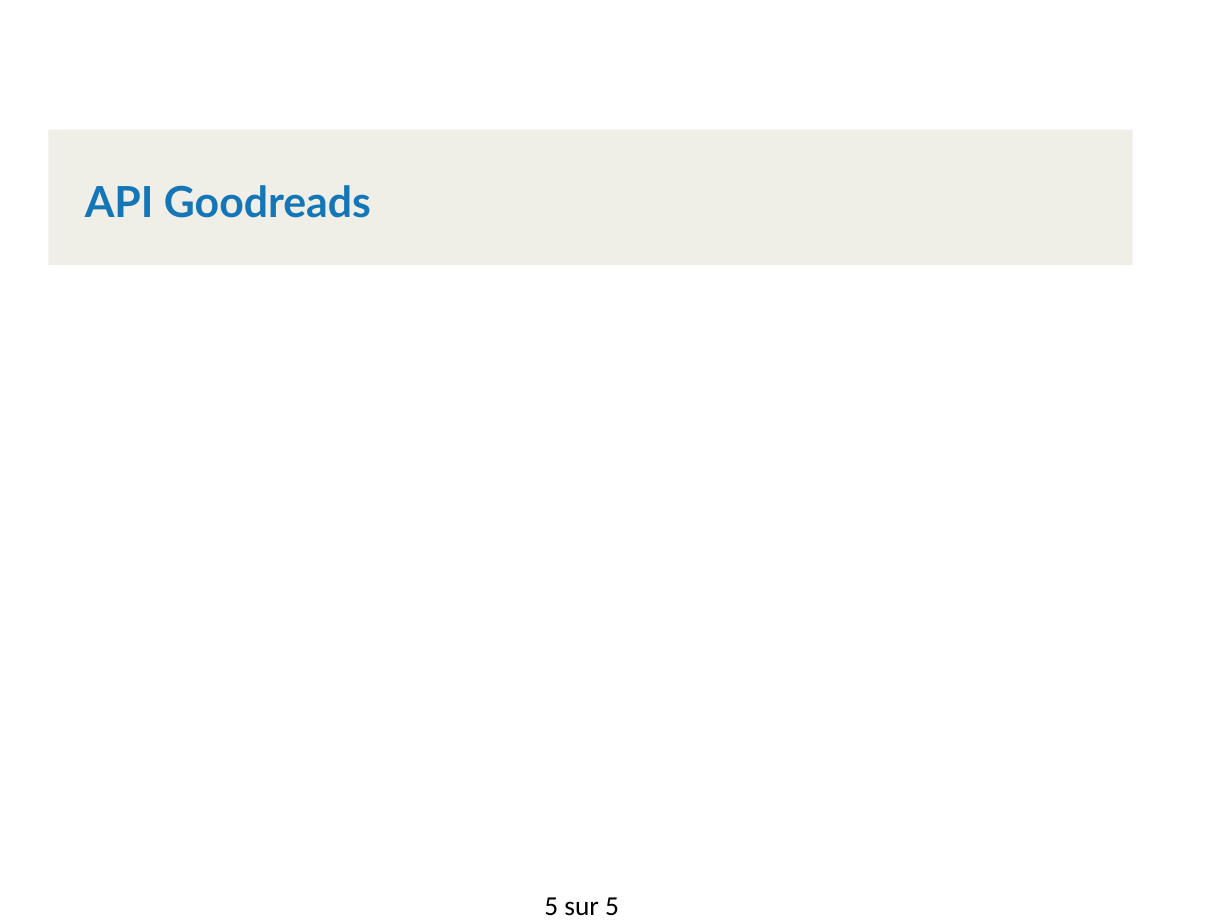
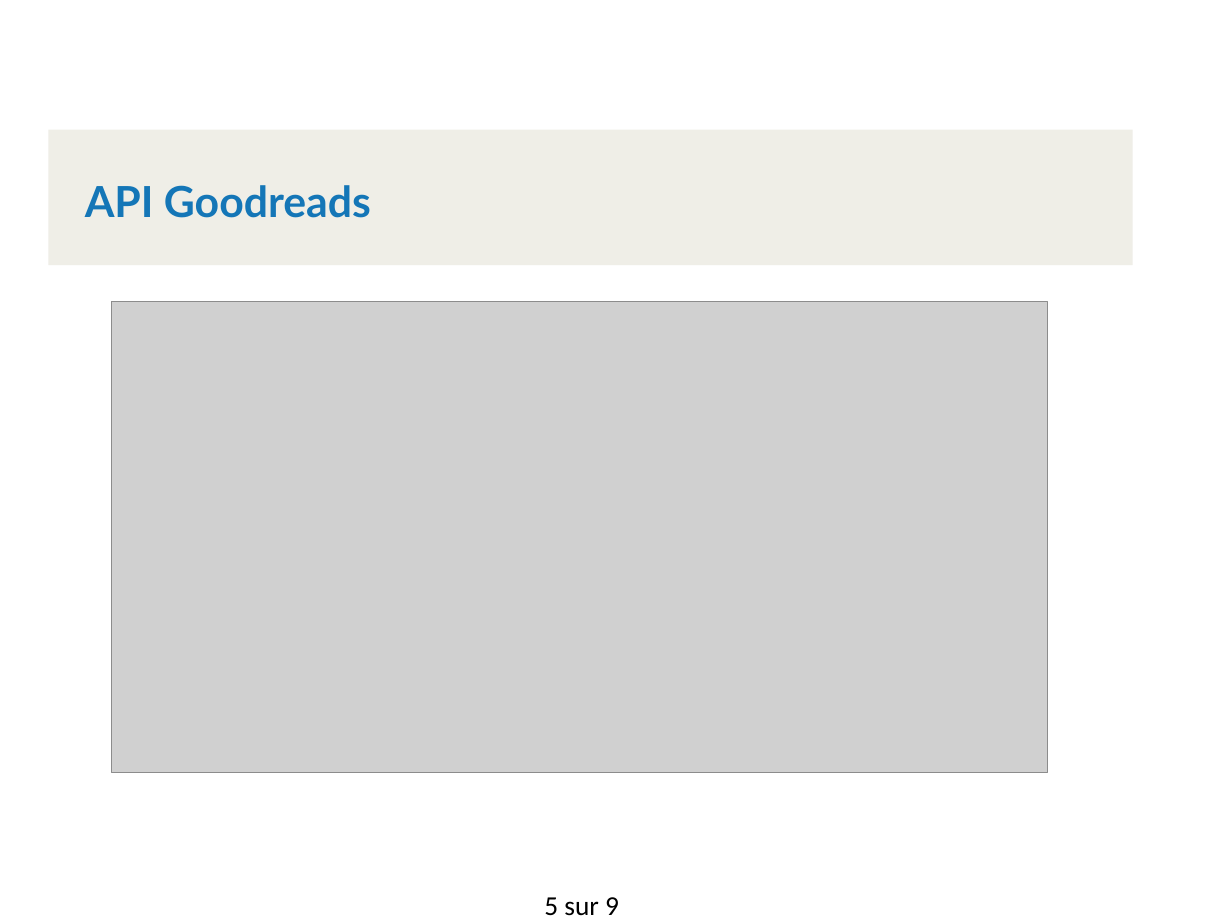
Before and after one commit to normandparatte/bibliogest, a slide deck: slide 5 of presentation_bibliogest_francis_normand.pptx. Drawn at 1232x924 pixels with LibreOffice and Linux fonts; fonts in the diff are those of the drawing; grey boxes stand for pictures; background and template pictures are left out. Boxes give left, top, right and bottom in pixels: in the first picture for what was removed or moved away, otherwise in the second. Text is boxed around its words. In the diff, an @@ line names an element or a change of style, - is before the commit and + after.

```diff
--- a/presentation_bibliogest_francis_normand.pptx
+++ b/presentation_bibliogest_francis_normand.pptx
@@ picture added at [112,302,1048,772] @@
@@ page number at [544,897,619,916]: text changed @@
-5 sur 5
+5 sur 9
```
Also in this commit, not shown: 3 other slides changed, 3 slides added, 1 slide removed.
